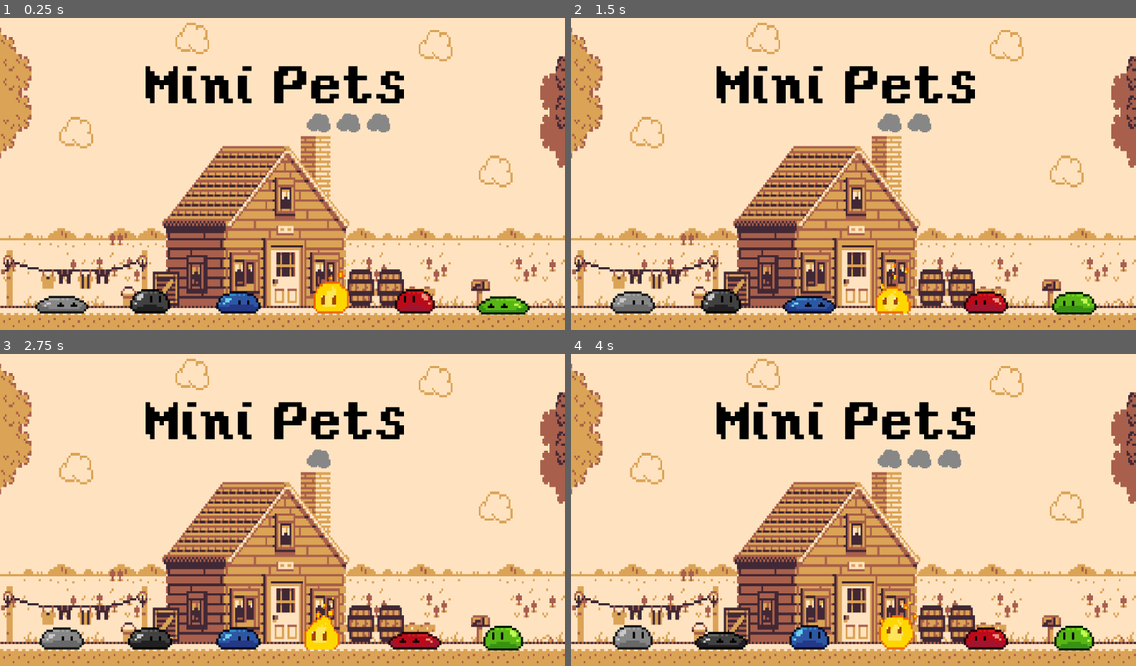
Above: before the commit, frames 1-4 (two rows, left to right).
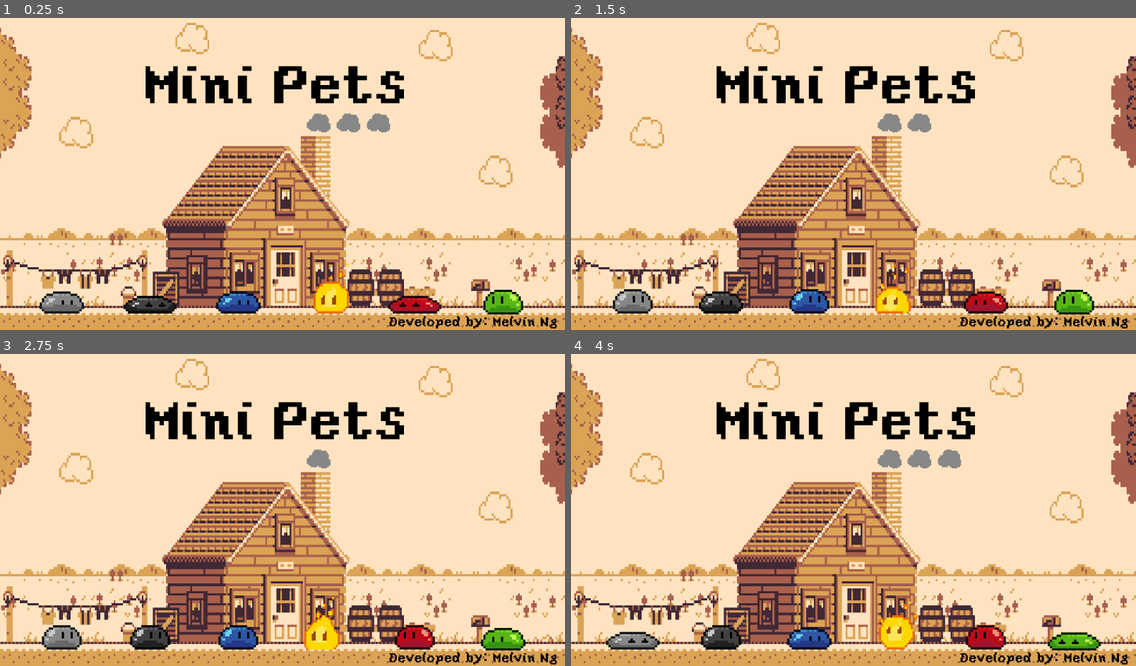
Above: after the commit, the same moments.

Repository: melvincwng/mini-pets
Game: Godot game, scene res://Scenes/MainMenu.tscn
Same seed, same stepped clock (60 frames per second), same inputs: the game is played once before the commit and once after it.
Inputs:
- Up to frame 1 (0.25 s): no input
- Up to frame 2 (1.5 s): no input
- Up to frame 3 (2.75 s): no input
- Up to frame 4 (4 s): no input

The runs differ from the first frame. In frame 1, 1.9% of the frame differs, in the area x 6-99%, y 86-100%; in frame 2, 1.5%; in frame 3, 1.7%; in frame 4, 2.0%.

Commit message:
Edit smoke particles animatedSprite

Diff:
--- a/Scenes/MainMenu.tscn
+++ b/Scenes/MainMenu.tscn
@@ -38,25 +38,26 @@
 [ext_resource path="res://Background/farm.png" type="Texture" id=36]
 [ext_resource path="res://Background/smoke3.png" type="Texture" id=37]
 [ext_resource path="res://Background/smoke1.png" type="Texture" id=38]
+[ext_resource path="res://Background/smoke0.png" type="Texture" id=39]
+
+[sub_resource type="SpriteFrames" id=1]
+animations = [ {
+"frames": [ ExtResource( 15 ), ExtResource( 17 ), ExtResource( 14 ), ExtResource( 16 ), ExtResource( 13 ) ],
+"loop": true,
+"name": "Idle",
+"speed": 5.0
+} ]
+
+[sub_resource type="SpriteFrames" id=2]
+animations = [ {
+"frames": [ ExtResource( 7 ), ExtResource( 3 ), ExtResource( 6 ), ExtResource( 4 ), ExtResource( 5 ) ],
+"loop": true,
+"name": "Idle",
+"speed": 5.0
+} ]
 
 [sub_resource type="SpriteFrames" id=3]
 animations = [ {
-"frames": [ ExtResource( 15 ), ExtResource( 17 ), ExtResource( 14 ), ExtResource( 16 ), ExtResource( 13 ) ],
-"loop": true,
-"name": "Idle",
-"speed": 5.0
-} ]
-
-[sub_resource type="SpriteFrames" id=1]
-animations = [ {
-"frames": [ ExtResource( 7 ), ExtResource( 3 ), ExtResource( 6 ), ExtResource( 4 ), ExtResource( 5 ) ],
-"loop": true,
-"name": "Idle",
-"speed": 5.0
-} ]
-
-[sub_resource type="SpriteFrames" id=2]
-animations = [ {
 "frames": [ ExtResource( 9 ), ExtResource( 10 ), ExtResource( 11 ), ExtResource( 8 ), ExtResource( 12 ) ],
 "loop": true,
 "name": "Idle",
@@ -87,20 +88,27 @@
 "speed": 5.0
 } ]
 
-[sub_resource type="SpriteFrames" id=9]
-animations = [ {
-"frames": [ ExtResource( 38 ), ExtResource( 1 ), ExtResource( 37 ), ExtResource( 1 ), ExtResource( 37 ), ExtResource( 1 ), ExtResource( 37 ), ExtResource( 1 ) ],
+[sub_resource type="SpriteFrames" id=7]
+animations = [ {
+"frames": [ ExtResource( 38 ), ExtResource( 1 ), ExtResource( 37 ), ExtResource( 1 ), ExtResource( 37 ), ExtResource( 1 ), ExtResource( 37 ), ExtResource( 1 ), ExtResource( 38 ), ExtResource( 39 ) ],
 "loop": true,
 "name": "default",
 "speed": 2.5
 } ]
 
-[sub_resource type="DynamicFontData" id=7]
+[sub_resource type="DynamicFontData" id=8]
 font_path = "res://Font/yoster-island.regular.ttf"
 
-[sub_resource type="DynamicFont" id=8]
+[sub_resource type="DynamicFont" id=9]
 size = 100
-font_data = SubResource( 7 )
+font_data = SubResource( 8 )
+
+[sub_resource type="DynamicFontData" id=10]
+font_path = "res://Font/yoster-island.regular.ttf"
+
+[sub_resource type="DynamicFont" id=11]
+size = 23
+font_data = SubResource( 10 )
 
 [node name="Main menu" type="Control"]
 anchor_right = 1.0
@@ -121,23 +129,25 @@
 [node name="greySlime" type="AnimatedSprite" parent="."]
 position = Vector2( 112, 506.076 )
 scale = Vector2( 4, 4 )
-frames = SubResource( 3 )
-animation = "Idle"
+frames = SubResource( 1 )
+animation = "Idle"
+frame = 2
 playing = true
 
 [node name="blackSlime" type="AnimatedSprite" parent="."]
 position = Vector2( 272, 506.076 )
 scale = Vector2( 4, 4 )
-frames = SubResource( 1 )
-animation = "Idle"
-frame = 3
+frames = SubResource( 2 )
+animation = "Idle"
+frame = 1
 playing = true
 
 [node name="blueSlime" type="AnimatedSprite" parent="."]
 position = Vector2( 432, 506.076 )
 scale = Vector2( 4, 4 )
-frames = SubResource( 2 )
-animation = "Idle"
+frames = SubResource( 3 )
+animation = "Idle"
+frame = 2
 playing = true
 
 [node name="fireSlime" type="AnimatedSprite" parent="."]
@@ -152,7 +162,7 @@
 scale = Vector2( 4, 4 )
 frames = SubResource( 5 )
 animation = "Idle"
-frame = 4
+frame = 1
 playing = true
 
 [node name="greenSlime" type="AnimatedSprite" parent="."]
@@ -160,13 +170,13 @@
 scale = Vector2( 4, 4.12978 )
 frames = SubResource( 6 )
 animation = "Idle"
-frame = 1
+frame = 3
 playing = true
 
 [node name="smokeParticles" type="AnimatedSprite" parent="."]
 position = Vector2( 608, 224 )
 scale = Vector2( 2.35714, 2.68996 )
-frames = SubResource( 9 )
+frames = SubResource( 7 )
 frame = 2
 playing = true
 offset = Vector2( 10, 0 )
@@ -184,3 +194,17 @@
 __meta__ = {
 "_edit_use_anchors_": false
 }
+
+[node name="Credits" type="Label" parent="."]
+margin_left = 704.0
+margin_top = 560.0
+margin_right = 1010.0
+margin_bottom = 611.0
+custom_fonts/font = SubResource( 11 )
+custom_colors/font_color = Color( 0, 0, 0, 1 )
+text = "Developed by: Melvin Ng"
+align = 1
+valign = 1
+__meta__ = {
+"_edit_use_anchors_": false
+}
Binary file added: Background/smoke0.png
Not shown, added: Background/smoke0.png.import
Not shown: 2 places in Scenes/MainMenu.tscn that only renumber resources
